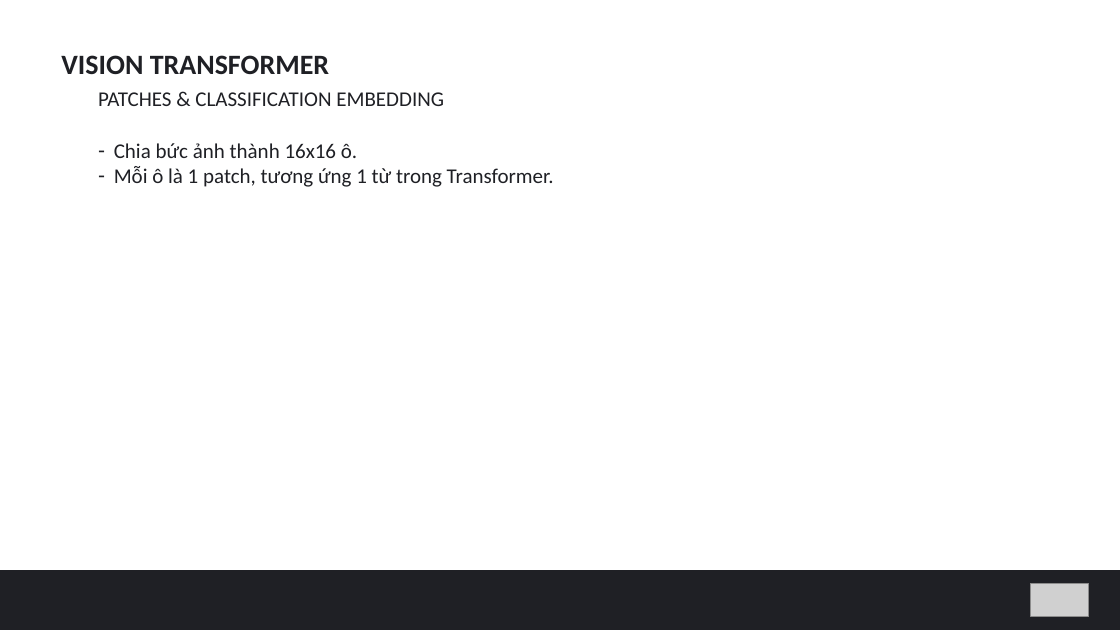
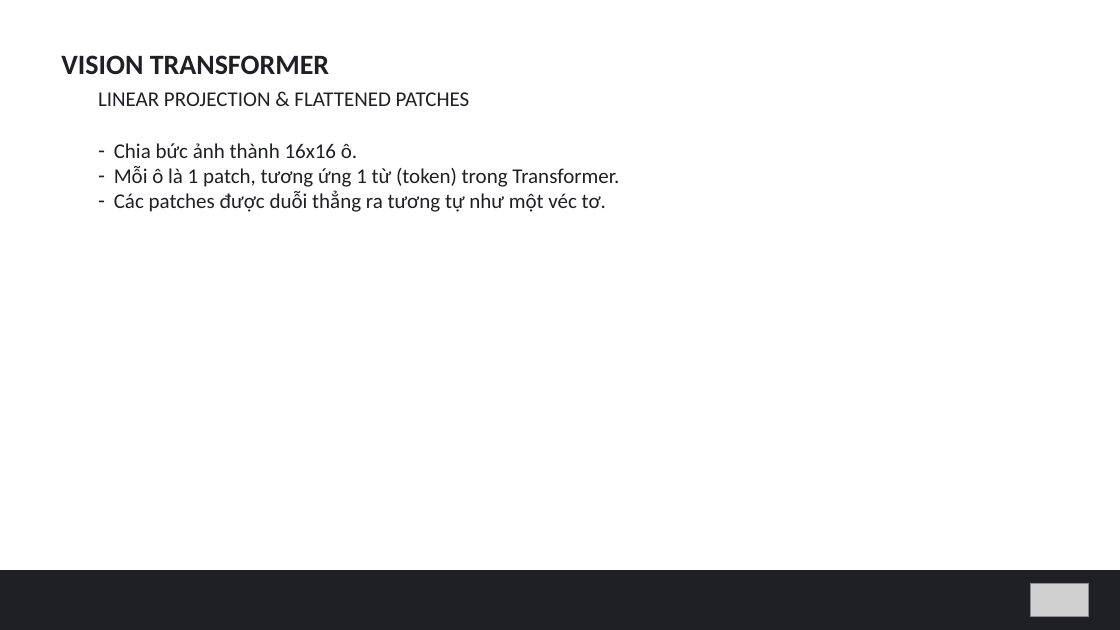
Before and after one commit to hungvm2/MoD_machine_learning, a slide deck: slide 20 of slide1.pptx (slide 14 before the commit). Drawn at 1120x630 pixels with LibreOffice and Linux fonts; fonts in the diff are those of the drawing; grey boxes stand for pictures. Boxes give left, top, right and bottom in pixels: in the first picture for what was removed or moved away, otherwise in the second. Text is boxed around its words. In the diff, an @@ line names an element or a change of style, - is before the commit and + after.

```diff
--- a/slide1.pptx
+++ b/slide1.pptx
@@ text at <box>98,92,470,106</box>: text changed @@
-PATCHES & CLASSIFICATION EMBEDDING
+LINEAR PROJECTION & FLATTENED PATCHES
@@ text at <box>114,166,619,212</box>: text changed @@
-– Mỗi ô là 1 patch, tương ứng 1 từ trong Transformer.
+– Mỗi ô là 1 patch, tương ứng 1 từ (token) trong Transformer.
+– Các patches được duỗi thẳng ra tương tự như một véc tơ.
```
Also in this commit, not shown: 2 other slides changed, 11 slides added.
